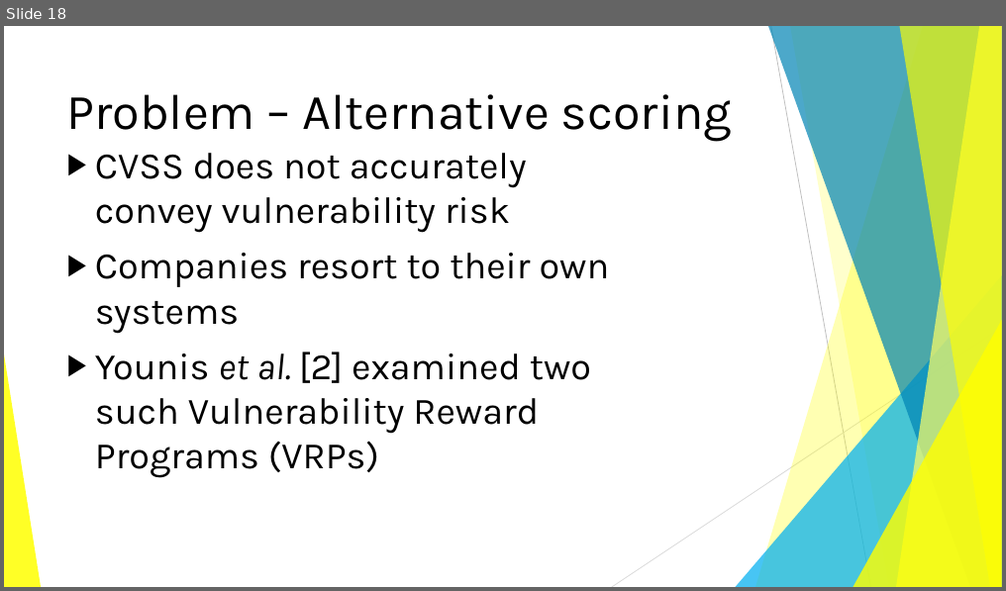
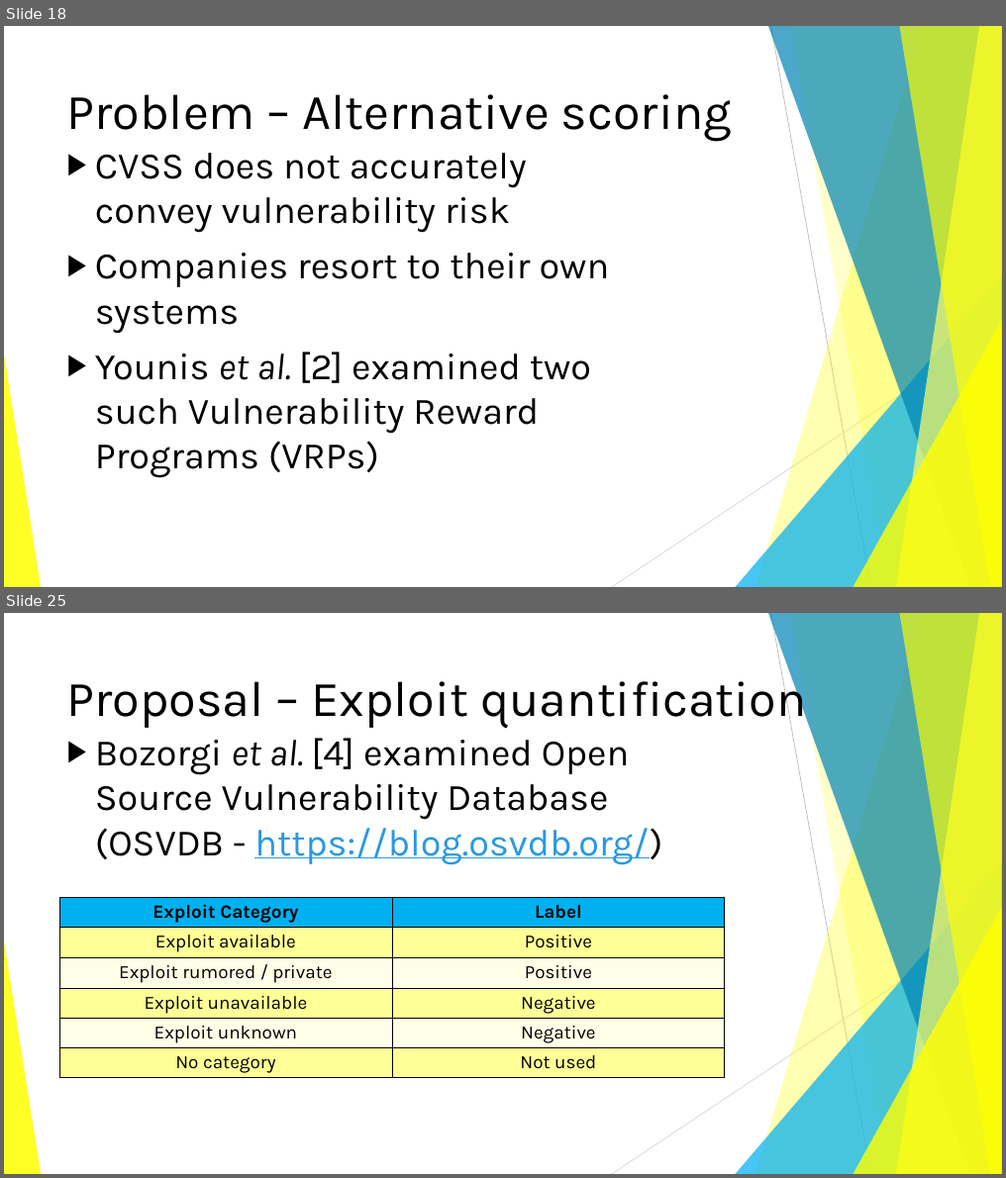
Before and after one commit to BenChurch/Winter2017, a slide deck: CISC848/ProposalPresentation/CvssOptimizationProposal.pptx. Shown one above the other, each under a label of ours: slide 18 before the commit, slides 18 and 25 after it; the slides between them are not shown. The pictures are 1006x591 and 1006x1178 pixels, drawn with LibreOffice and Linux fonts; fonts in the diff are those of the drawing. Boxes give left, top, right and bottom in pixels: in the first picture for what was removed or moved away, otherwise in the second. Text is boxed around its words. In the diff, an @@ line names an element or a change of style, - is before the commit and + after.

```diff
--- a/CISC848/ProposalPresentation/CvssOptimizationProposal.pptx
+++ b/CISC848/ProposalPresentation/CvssOptimizationProposal.pptx
@@ slide 25 added at (x1=4, y1=613, x2=1002, y2=1174), background #FFFFFF; not listed: 10 template elements that a slide beside it also shows @@
@@ title added at (x1=67, y1=671, x2=807, y2=729), 48 pt, text #000000 @@
+Proposal – Exploit quantification
@@ text added at (x1=95, y1=738, x2=662, y2=864), 36 pt, text #000000 @@
+▶ Bozorgi et al. [4] examined Open Source Vulnerability Database (OSVDB - https://blog.osvdb.org/)
@@ table added at (x1=59, y1=897, x2=724, y2=1078), 6 rows, 2 columns @@
+Exploit Category | Label
+Exploit available | Positive
+Exploit rumored / private | Positive
+Exploit unavailable | Negative
+Exploit unknown | Negative
+No category | Not used
```
Also in this commit, not shown: 8 slides changed, 9 other slides added, 1 other file.
